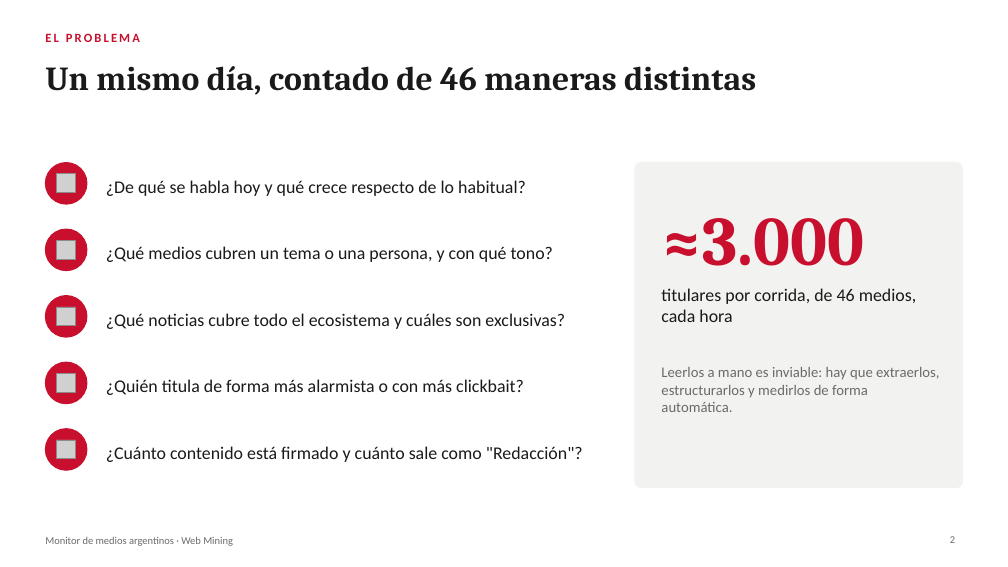
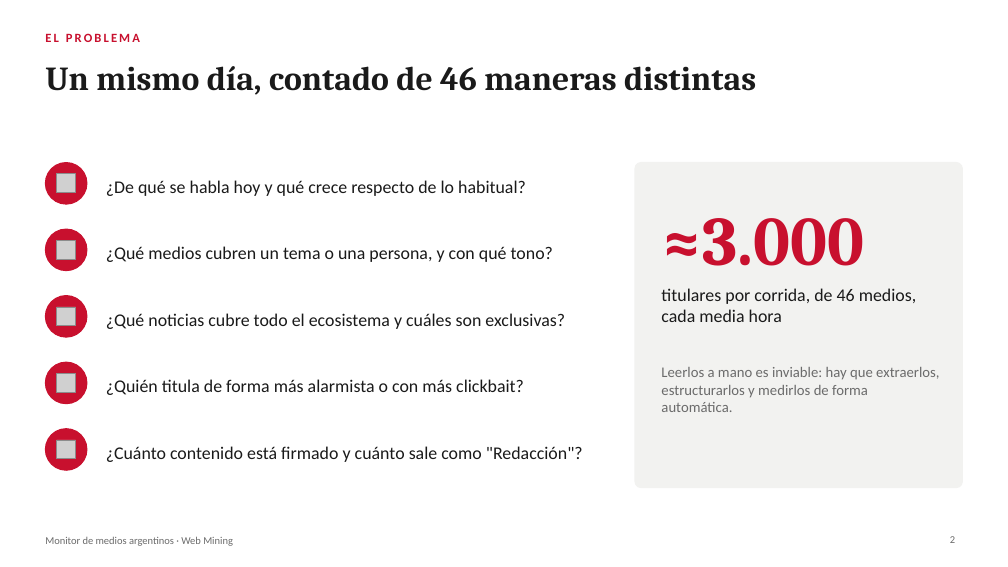
Before and after one commit to miguegarrone-blip/Web-Mining, a slide deck: slide 2 of docs/presentacion-tp.pptx. Drawn at 1008x567 pixels with LibreOffice and Linux fonts; fonts in the diff are those of the drawing; grey boxes stand for pictures. Boxes give left, top, right and bottom in pixels: in the first picture for what was removed or moved away, otherwise in the second. Text is boxed around its words. In the diff, an @@ line names an element or a change of style, - is before the commit and + after.

```diff
--- a/docs/presentacion-tp.pptx
+++ b/docs/presentacion-tp.pptx
@@ text at <box>661,288,917,322</box>: text changed @@
-titulares por corrida, de 46 medios, cada hora
+titulares por corrida, de 46 medios, cada media hora
```
Also in this commit, not shown: 4 other slides changed, 17 other files.
